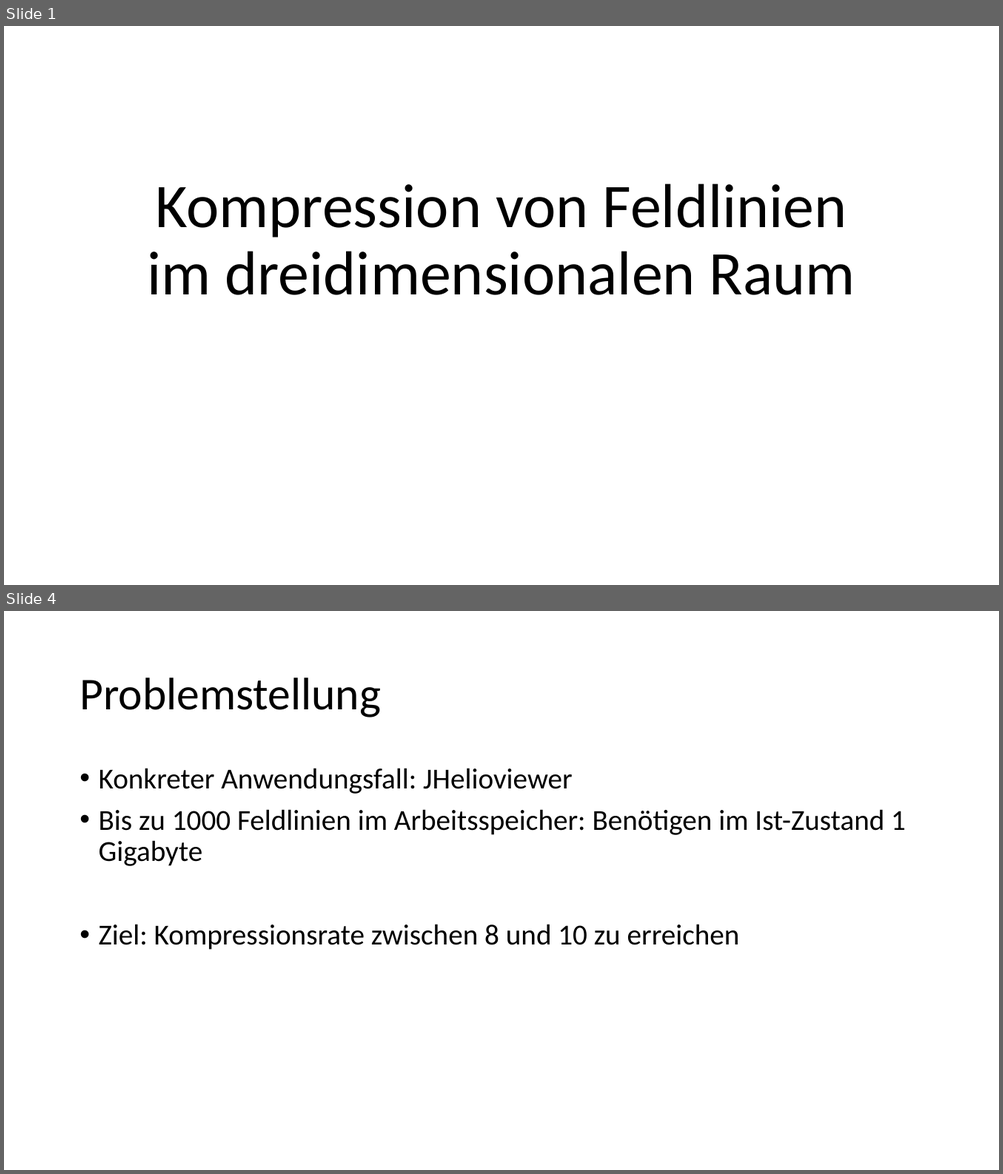
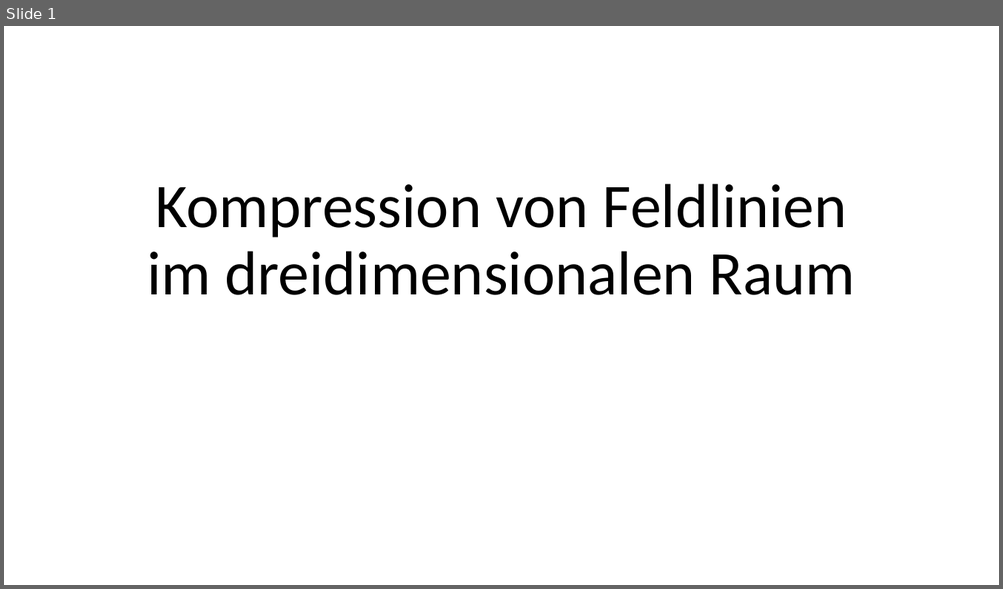
Before and after one commit to Helldevastator/PFSSCompression, a slide deck: doc/praes/Kompression.pptx. Shown one above the other, each under a label of ours: slides 1 and 4 before the commit, slide 1 after it; the slides between them are not shown. The pictures are 1003x1174 and 1003x589 pixels, drawn with LibreOffice and Linux fonts; fonts in the diff are those of the drawing. Boxes give left, top, right and bottom in pixels: in the first picture for what was removed or moved away, otherwise in the second. Text is boxed around its words. In the diff, an @@ line names an element or a change of style, - is before the commit and + after.

```diff
--- a/doc/praes/Kompression.pptx
+++ b/doc/praes/Kompression.pptx
@@ slide 4 removed at <box>4,611,999,1170</box>, background #FFFFFF @@
@@ title removed at <box>79,678,381,718</box> @@
-Problemstellung
@@ text removed at <box>99,768,905,950</box> @@
-• Konkreter Anwendungsfall: JHelioviewer
-• Bis zu 1000 Feldlinien im Arbeitsspeicher: Benötigen im Ist-Zustand 1 Gigabyte
-• Ziel: Kompressionsrate zwischen 8 und 10 zu erreichen
```
Also in this commit, not shown: 11 slides changed, 12 slides added, 9 other slides removed, 2 other files.
